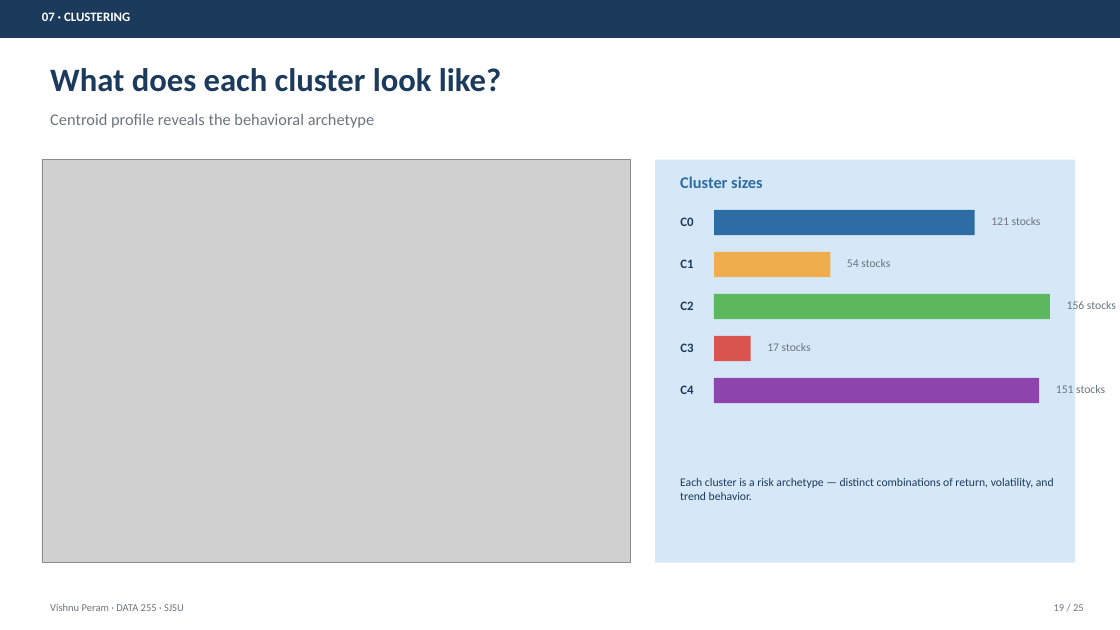
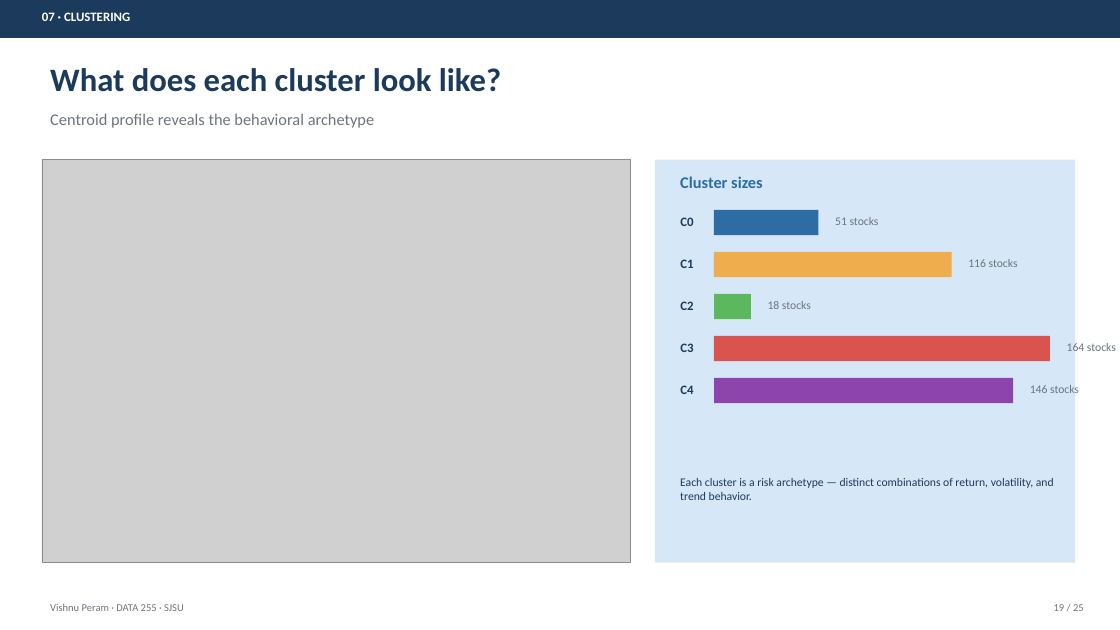
Before and after one commit to PeramVishnuSree/Stock-Behavioral-Clustering-and-Return-Prediction, a slide deck: slide 19 of PRESENTATION.pptx. Drawn at 1120x630 pixels with LibreOffice and Linux fonts; fonts in the diff are those of the drawing; grey boxes stand for pictures. Boxes give left, top, right and bottom in pixels: in the first picture for what was removed or moved away, otherwise in the second. Text is boxed around its words. In the diff, an @@ line names an element or a change of style, - is before the commit and + after.

```diff
--- a/PRESENTATION.pptx
+++ b/PRESENTATION.pptx
@@ rectangle: place and size @@
-rectangle at box(714, 210, 975, 235)
+rectangle at box(714, 210, 818, 235)
@@ text at box(835, 217, 879, 225): text changed @@
-121 stocks
+51 stocks
@@ rectangle: place and size @@
-rectangle at box(714, 252, 830, 277)
+rectangle at box(714, 252, 952, 277)
@@ text at box(968, 259, 1018, 267): text changed @@
-54 stocks
+116 stocks
@@ rectangle: place and size @@
-rectangle at box(714, 294, 1050, 319)
+rectangle at box(714, 294, 751, 319)
@@ text at box(768, 301, 811, 309): text changed @@
-156 stocks
+18 stocks
@@ rectangle: place and size @@
-rectangle at box(714, 336, 751, 361)
+rectangle at box(714, 336, 1050, 361)
@@ text at box(1067, 342, 1116, 355): text changed @@
-17 stocks
+164 stocks
@@ rectangle: place and size @@
-rectangle at box(714, 378, 1039, 403)
+rectangle at box(714, 378, 1013, 403)
@@ text at box(1030, 384, 1079, 397): text changed @@
-151 stocks
+146 stocks
```
Also in this commit, not shown: 11 other slides changed, 16 other files.
